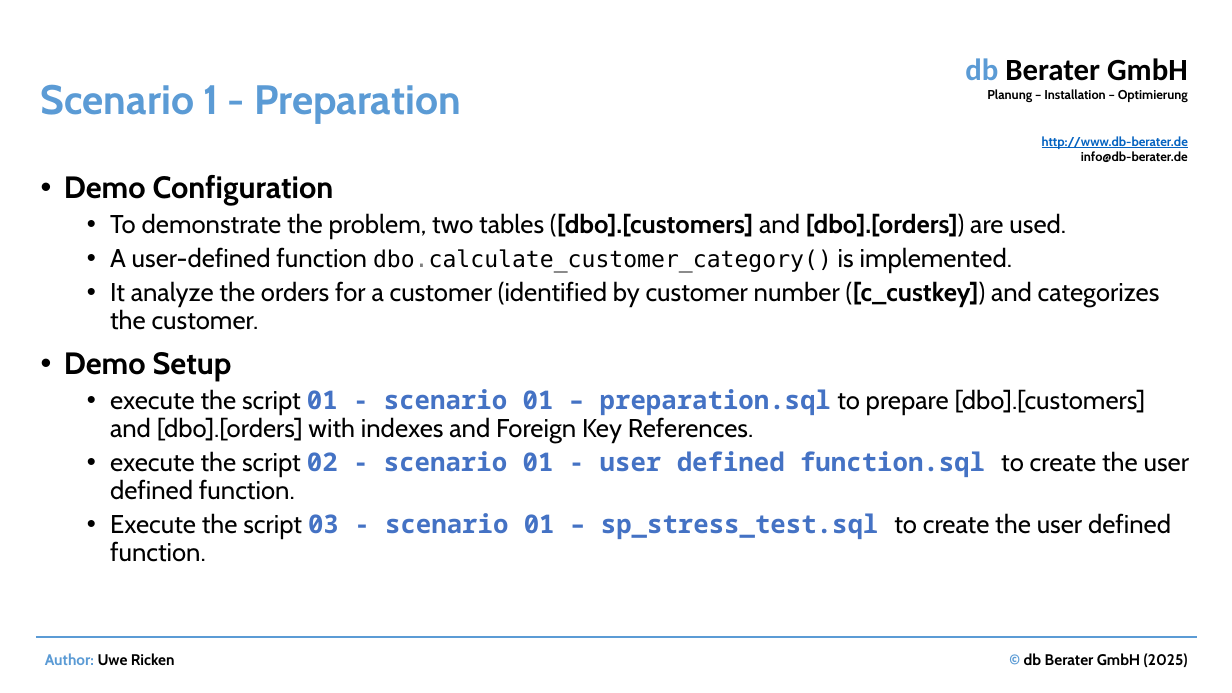
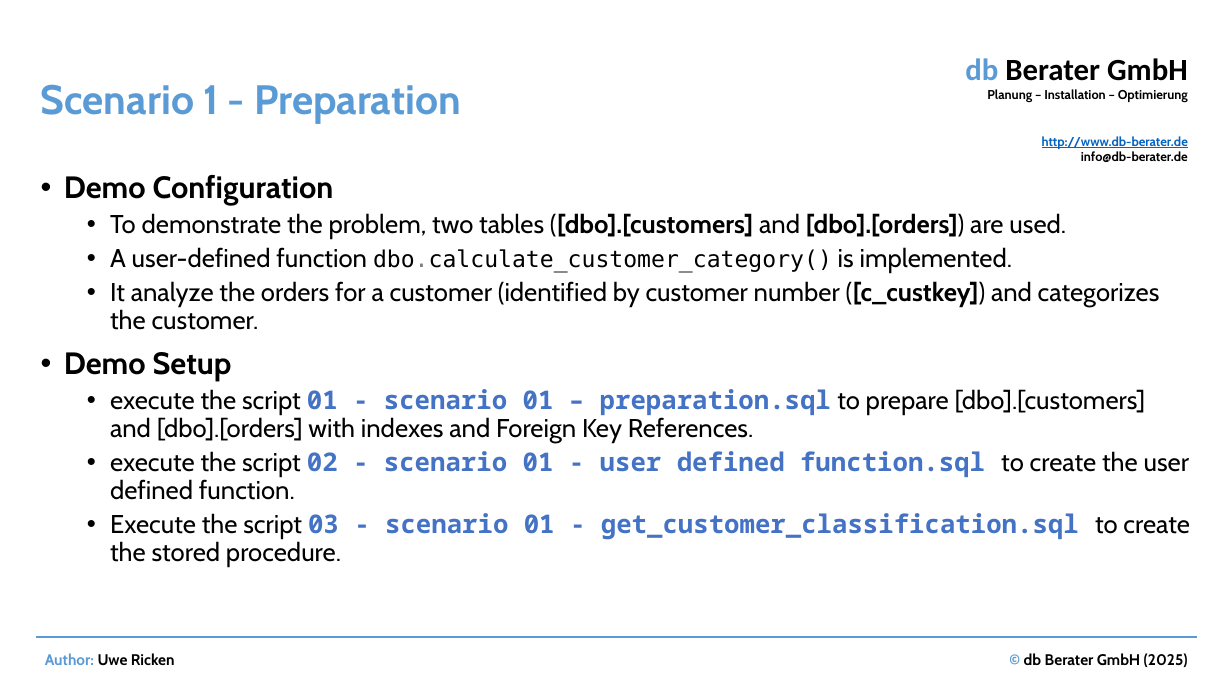
Before and after one commit to db-berater/speedup-your-sql-code, a slide deck: slide 18 of 01 - Documents and Preparation/Accelerate your T-SQL Code.ppt. Drawn at 1232x693 pixels with LibreOffice and Linux fonts; fonts in the diff are those of the drawing. Boxes give left, top, right and bottom in pixels: in the first picture for what was removed or moved away, otherwise in the second. Text is boxed around its words. In the diff, an @@ line names an element or a change of style, - is before the commit and + after.

Commit message:
Version 1.00.200

```diff
--- a/01 - Documents and Preparation/Accelerate your T-SQL Code.ppt
+++ b/01 - Documents and Preparation/Accelerate your T-SQL Code.ppt
@@ text at bbox=[110, 513, 1190, 566]: text changed; font Cabin to Noto Sans Mono; text colour #000000 to #4472C4; bold on @@
-  • Execute the script 03 - scenario 01 – sp_stress_test.sql to create the user defined function.
+  • Execute the script 03 - scenario 01 - get_customer_classification.sql to create the stored procedure.
```
Also in this commit, not shown: 1 slide added.
